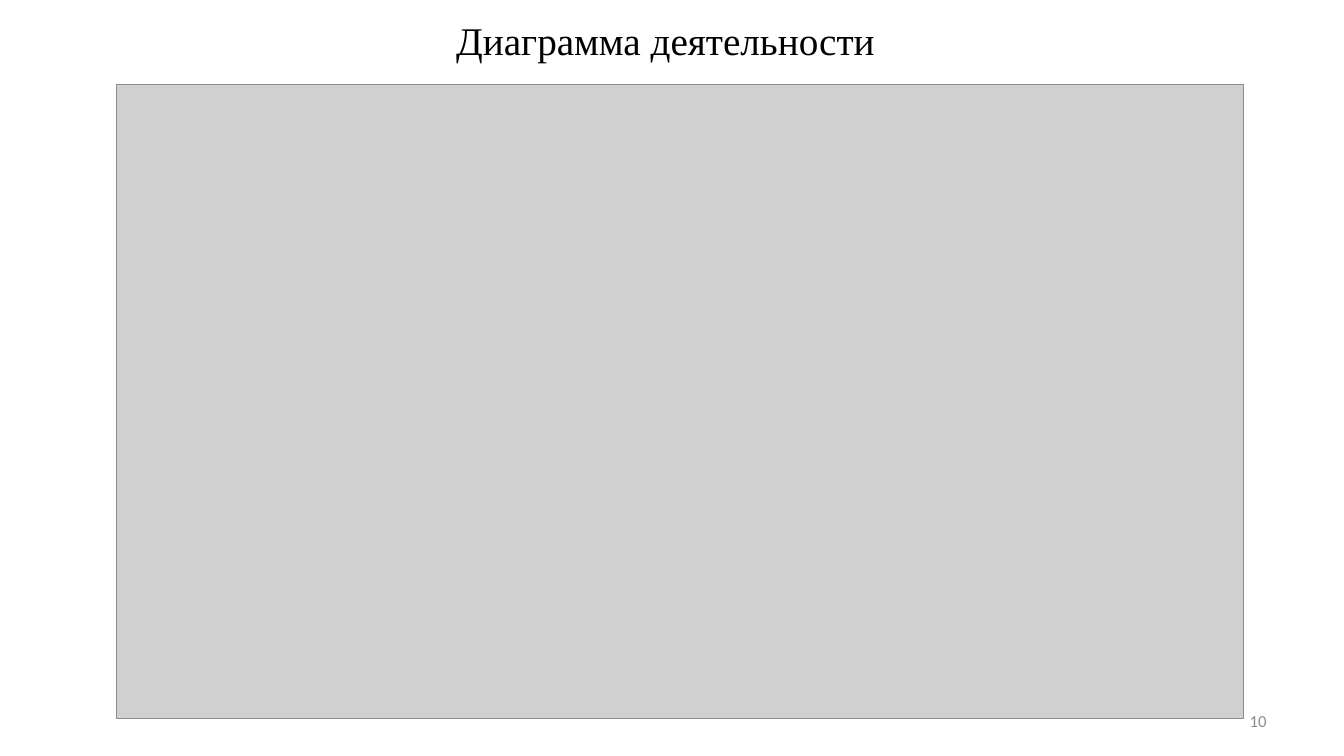
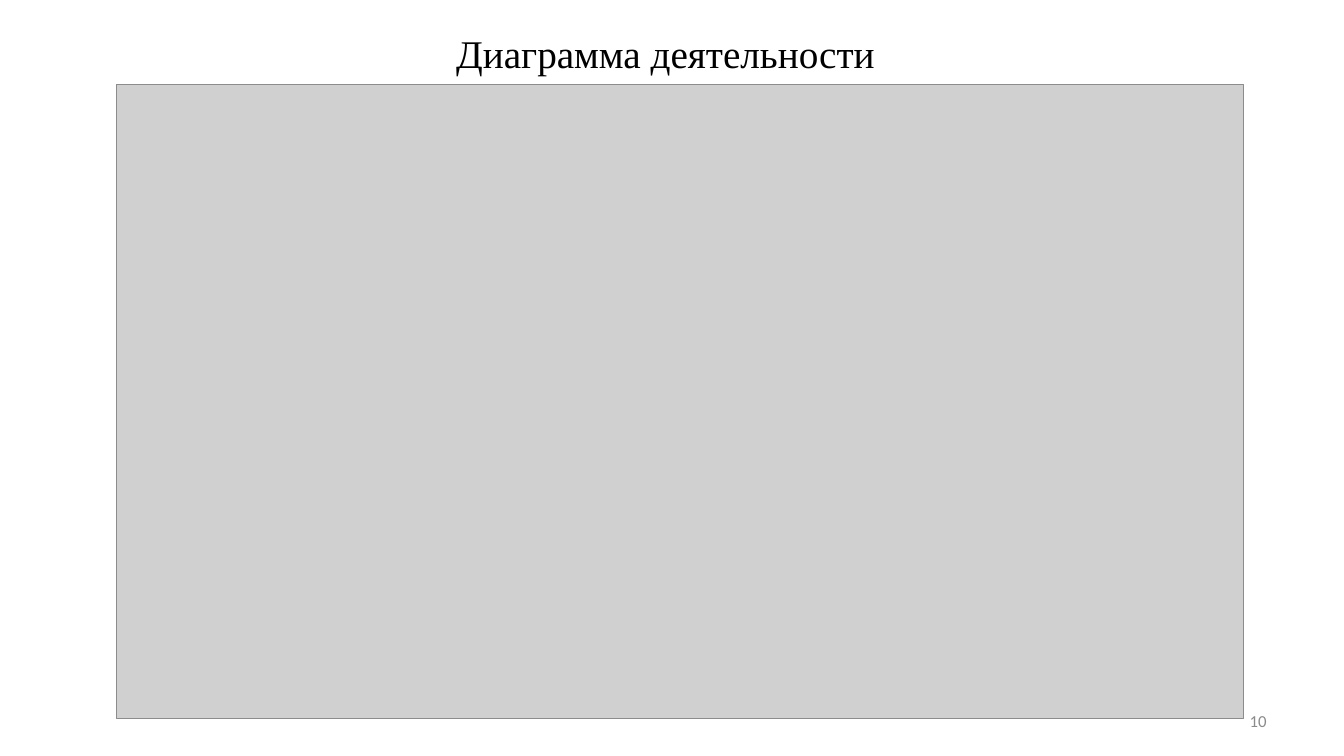
Before and after one commit to ArtemVolkov2103/1-Diplom, a slide deck: slide 10 of Дипломная Волков.pptx. Drawn at 1344x756 pixels with LibreOffice and Linux fonts; fonts in the diff are those of the drawing; grey boxes stand for pictures. Boxes give left, top, right and bottom in pixels: in the first picture for what was removed or moved away, otherwise in the second. Text is boxed around its words. In the diff, an @@ line names an element or a change of style, - is before the commit and + after.

```diff
--- a/Дипломная Волков.pptx
+++ b/Дипломная Волков.pptx
@@ title "Диаграмма деятельности": place and size @@
-title "Диаграмма деятельности" at [456,29,875,62]
+title "Диаграмма деятельности" at [456,42,875,75]
```
Also in this commit, not shown: 4 other slides changed, 1 other file.
